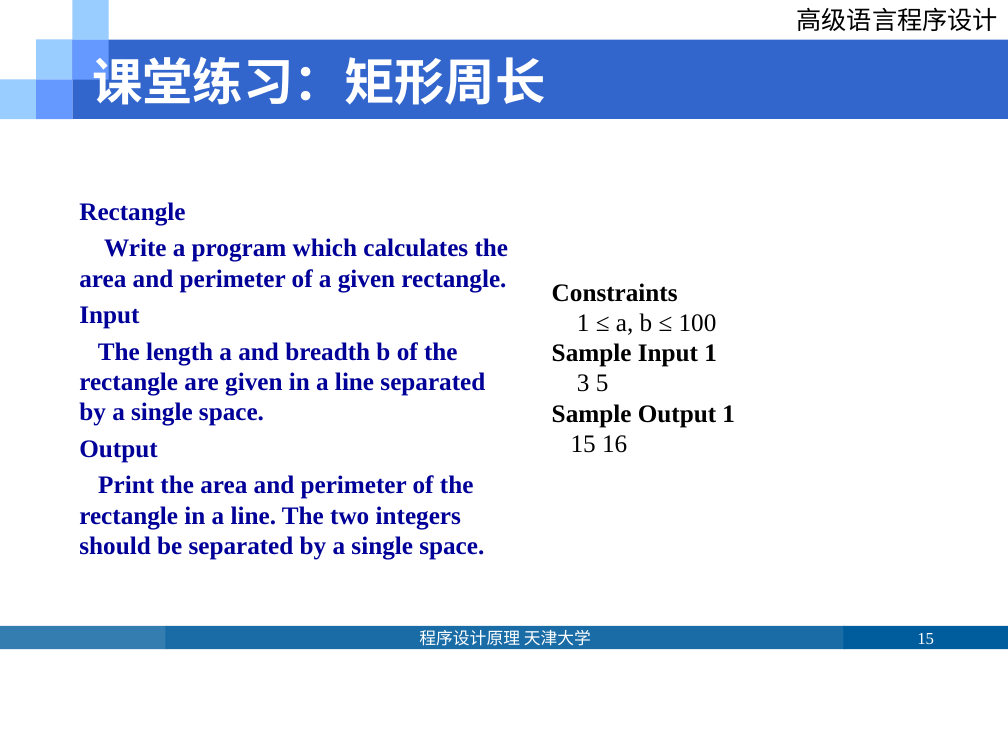
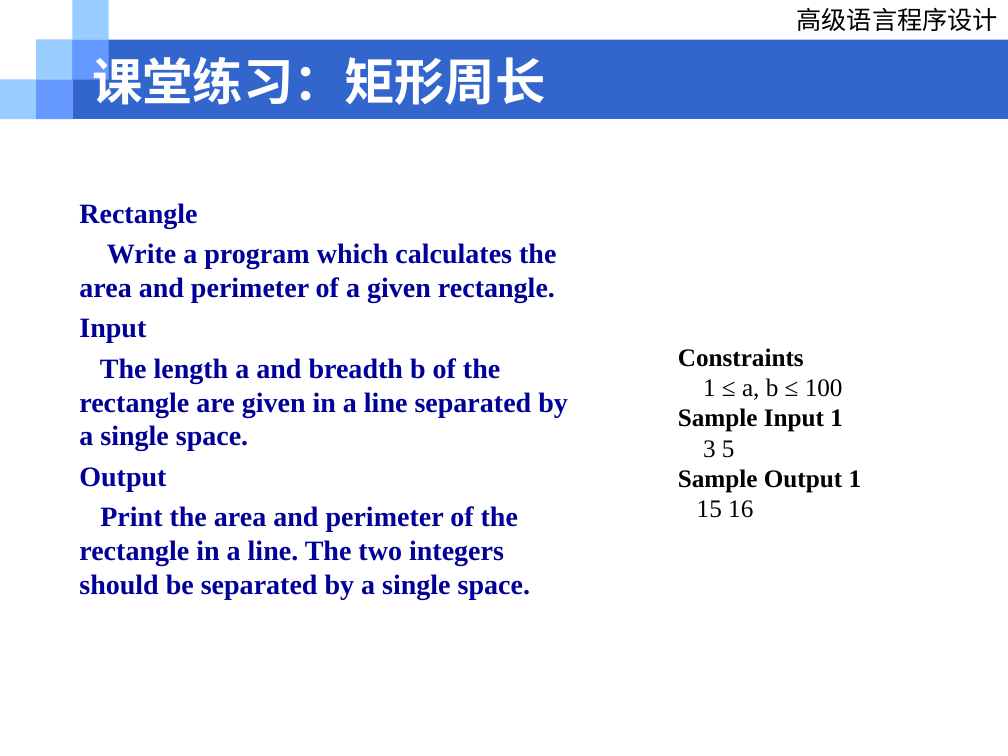
Before and after one commit to Love-Archetto/Tju-WA-Resources, a slide deck: slide 15 of 学术相关/程序设计/02_基础知识_发布版.ppt. Drawn at 1008x756 pixels with LibreOffice and Linux fonts; fonts in the diff are those of the drawing; background and template pictures are left out. Boxes give left, top, right and bottom in pixels: in the first picture for what was removed or moved away, otherwise in the second. Text is boxed around its words. In the diff, an @@ line names an element or a change of style, - is before the commit and + after.

```diff
--- a/学术相关/程序设计/02_基础知识_发布版.ppt
+++ b/学术相关/程序设计/02_基础知识_发布版.ppt
@@ text "Rectangle" at bbox=[79, 203, 568, 599]: size 18 to 20 pt @@
@@ text "Constraints": place and size @@
-text "Constraints" at bbox=[552, 283, 735, 453]
+text "Constraints" at bbox=[678, 348, 862, 518]
@@ rectangle removed at bbox=[0, 626, 166, 649] @@
@@ rectangle removed at bbox=[165, 626, 845, 649] @@
-程序设计原理 天津大学
@@ page number removed at bbox=[844, 626, 1008, 649] @@
-15
```
Also in this commit, not shown: 10 other slides changed, 4 slides added, 2 other files.
